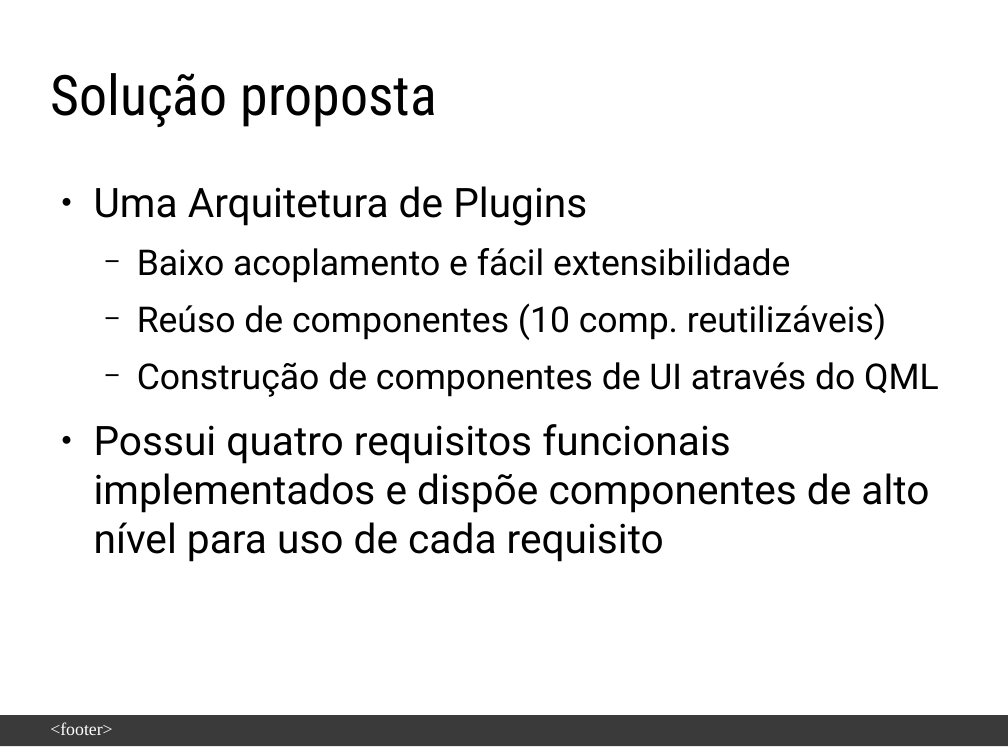
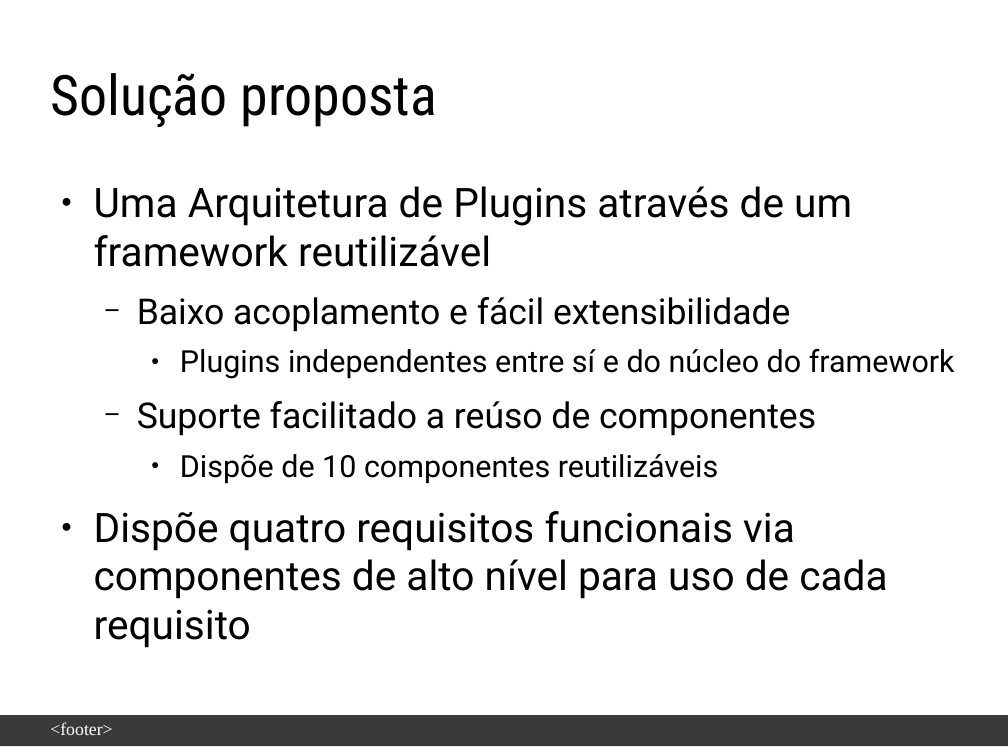
Before and after one commit to enoquesantos/tcc-latex, a slide deck: slide 5 of slide-defesa/Apresentação-EnoqueJoseneas.odp. Drawn at 1008x756 pixels with LibreOffice and Linux fonts; fonts in the diff are those of the drawing; background and template pictures are left out. Boxes give left, top, right and bottom in pixels: in the first picture for what was removed or moved away, otherwise in the second. Text is boxed around its words. In the diff, an @@ line names an element or a change of style, - is before the commit and + after.

```diff
--- a/slide-defesa/Apresentação-EnoqueJoseneas.odp
+++ b/slide-defesa/Apresentação-EnoqueJoseneas.odp
@@ text at (94,186,852,267): text changed @@
-● Uma Arquitetura de Plugins
+● Uma Arquitetura de Plugins através de um framework reutilizável
@@ text at (94,348,955,648): text changed; size 32 to 24 pt @@
-  − Reúso de componentes (10 comp. reutilizáveis)
-  − Construção de componentes de UI através do QML
-● Possui quatro requisitos funcionais implementados e dispõe componentes de alto nível para uso de cada requisito
+    ● Plugins independentes entre sí e do núcleo do framework
+  − Suporte facilitado a reúso de componentes
+    ● Dispõe de 10 componentes reutilizáveis
+● Dispõe quatro requisitos funcionais via componentes de alto nível para uso de cada requisito
```
Also in this commit, not shown: 6 other slides changed, 1 slide added, 2 slides removed, 2 other files.
